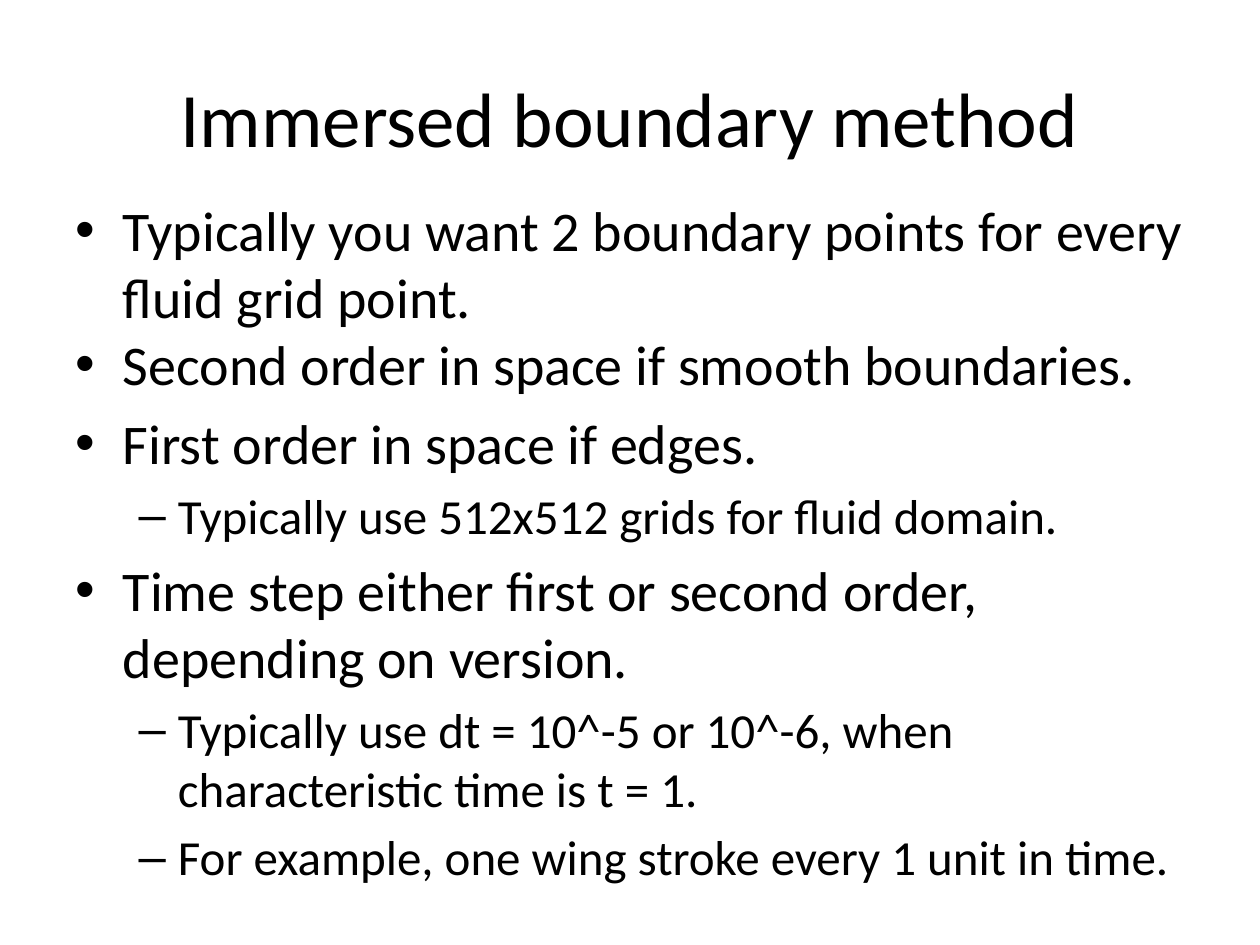
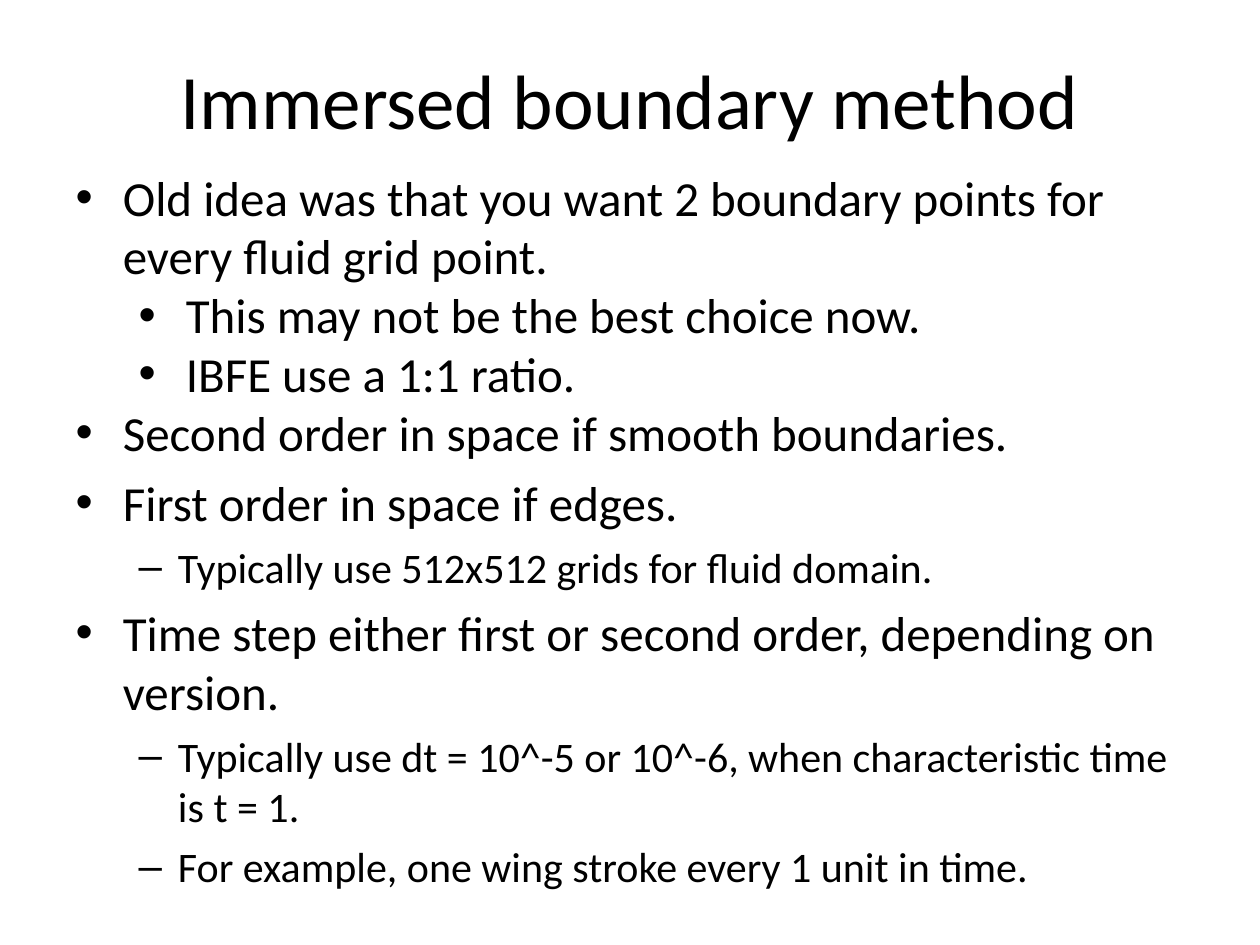
Before and after one commit to fairyflies9/IBAMR-Tutorials, a slide deck: slide 26 of IBAMR Lectures/Lecture 2 - Overview of IBM and Numerical Considerations.pptx. Drawn at 1260x945 pixels with LibreOffice and Linux fonts; fonts in the diff are those of the drawing. Boxes give left, top, right and bottom in pixels: in the first picture for what was removed or moved away, otherwise in the second. Text is boxed around its words. In the diff, an @@ line names an element or a change of style, - is before the commit and + after.

```diff
--- a/IBAMR Lectures/Lecture 2 - Overview of IBM and Numerical Considerations.pptx
+++ b/IBAMR Lectures/Lecture 2 - Overview of IBM and Numerical Considerations.pptx
@@ title "Immersed boundary method": place and size @@
-title "Immersed boundary method" at [181, 93, 1078, 160]
+title "Immersed boundary method" at [181, 75, 1078, 142]
@@ text "Old idea was that you ...": place and size @@
-text "Old idea was that you ..." at [123, 212, 1181, 884]
+text "Old idea was that you ..." at [123, 182, 1168, 890]
@@ text at [123, 182, 1104, 393]: text changed; size 32 to 28 pt @@
-• Typically you want 2 boundary points for every fluid grid point.
+• Old idea was that you want 2 boundary points for every fluid grid point.
+  • This may not be the best choice now.
+  • IBFE use a 1:1 ratio.
@@ text at [123, 417, 1168, 890]: size 32 to 28 pt in "Second order in space if smooth boundaries.", "First order in space if edges.", "Time step either first or second order, ..."; size 28 to 24 pt in "Typically use 512x512 grids for fluid domain.", "Typically use dt = 10^-5 or 10^-6, ...", "For example, one wing stroke every 1 ..." @@
```
Also in this commit, not shown: 4 other slides changed, 5 other files.
